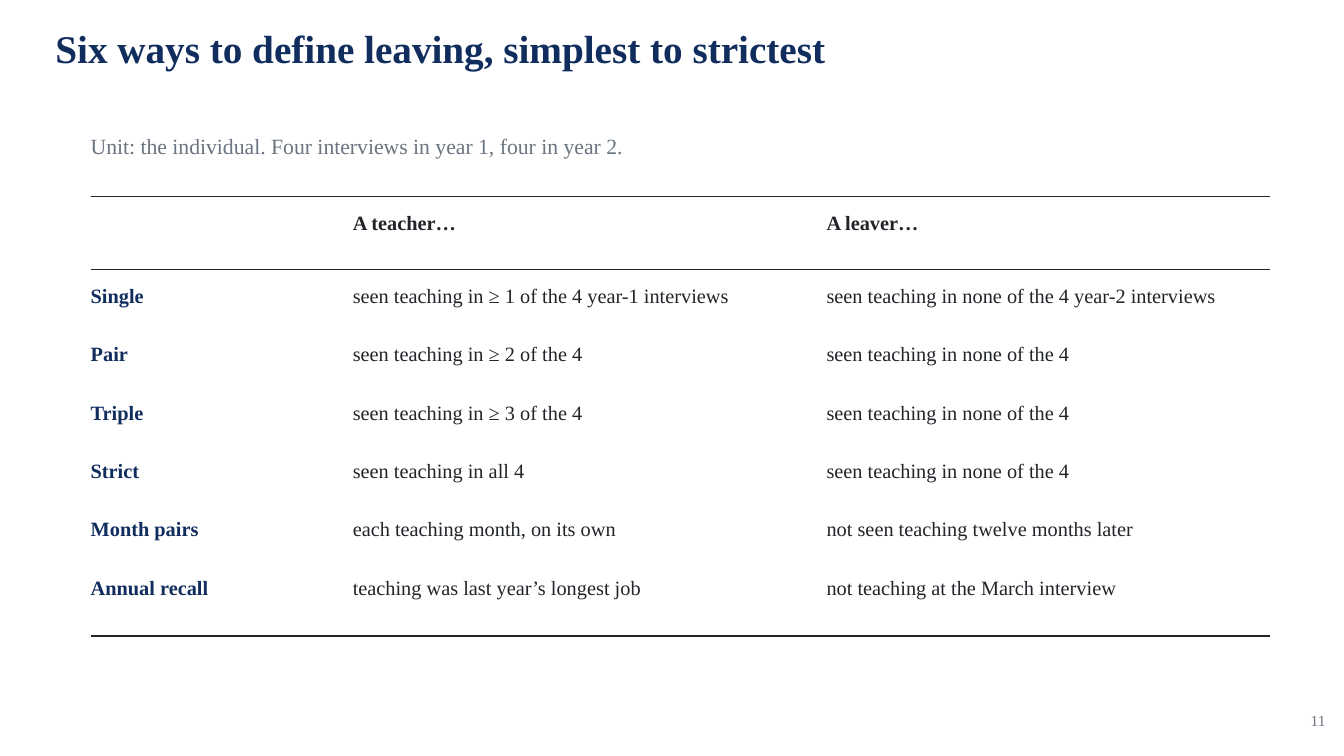
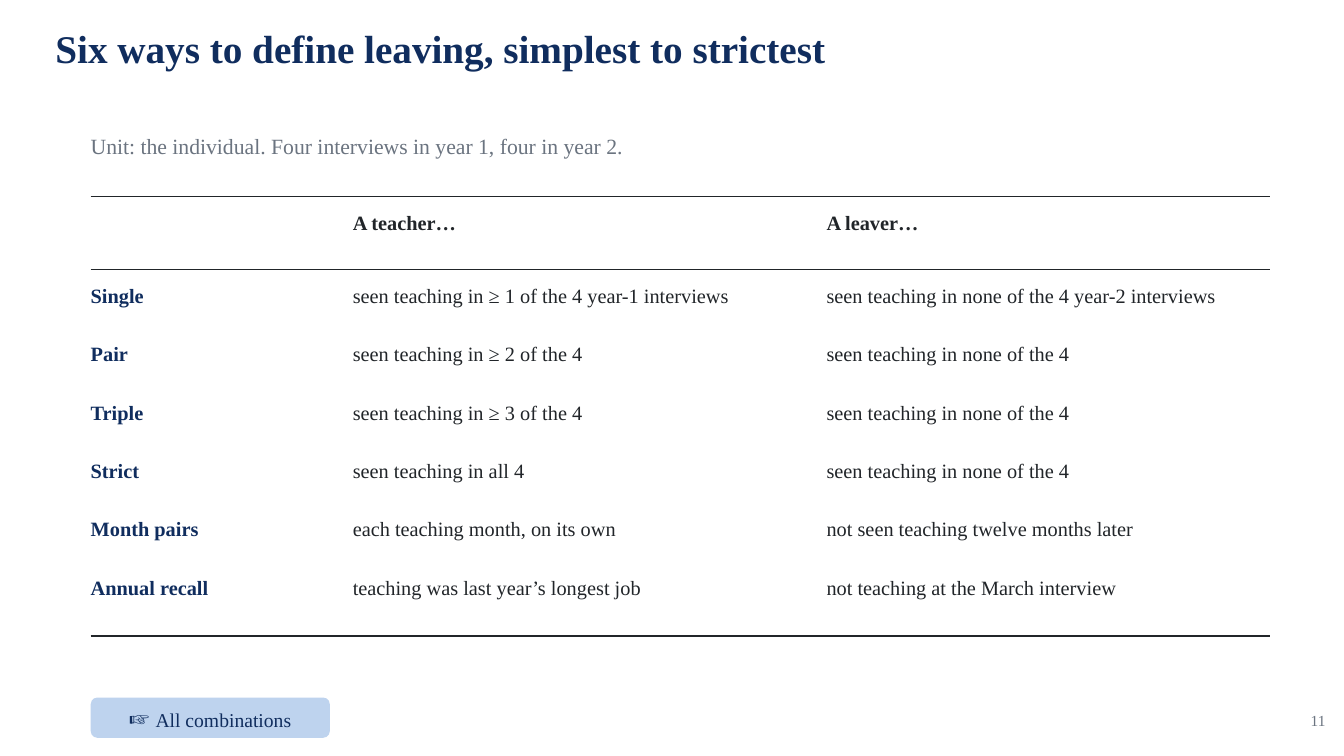
Before and after one commit to jedr1-ship-it/Alternative-Pathways----Quant, a slide deck: slide 11 of report/data_cluster/Proyect_US_cluster.pptx. Drawn at 1344x756 pixels with LibreOffice and Linux fonts; fonts in the diff are those of the drawing. Boxes give left, top, right and bottom in pixels: in the first picture for what was removed or moved away, otherwise in the second. Text is boxed around its words. In the diff, an @@ line names an element or a change of style, - is before the commit and + after.

```diff
--- a/report/data_cluster/Proyect_US_cluster.pptx
+++ b/report/data_cluster/Proyect_US_cluster.pptx
@@ rounded rectangle added at box(91, 698, 330, 738), fill #BED3EE, 14 pt, text #102D5E @@
+☞ All combinations
```
Also in this commit, not shown: 14 other slides changed, 2 slides added, 6 other files.
